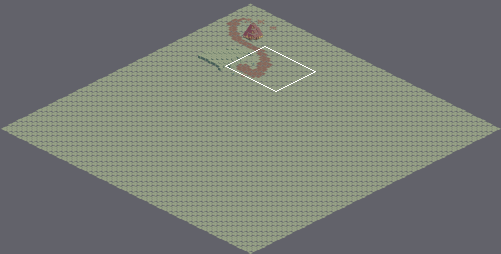
One commit to this Tiled map: OneContribution/Resources/Map.tmx. Above: a wide view before the commit, with the close-up outlined.
Close-up. Earlier state:
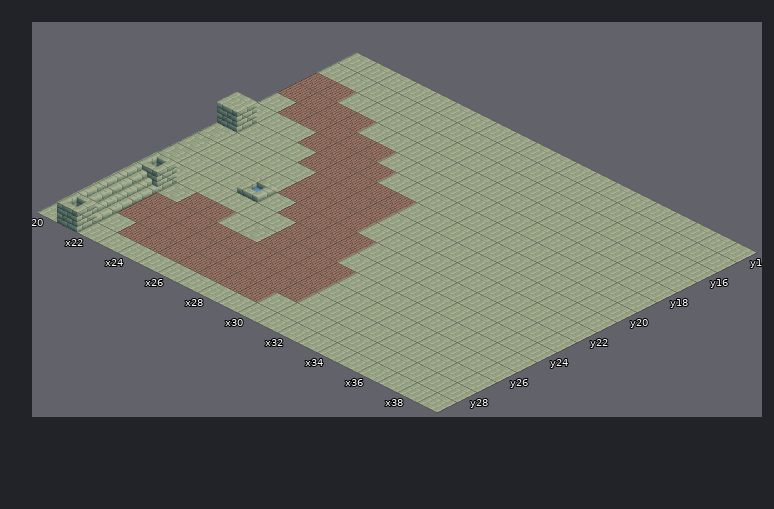
Cells are 64x32 px. Isometric: x runs down to the right, y down to the left. Shown: x 20..39, y 14..29. The commit also changed other parts of the map, which this record leaves out.
Now the later version:
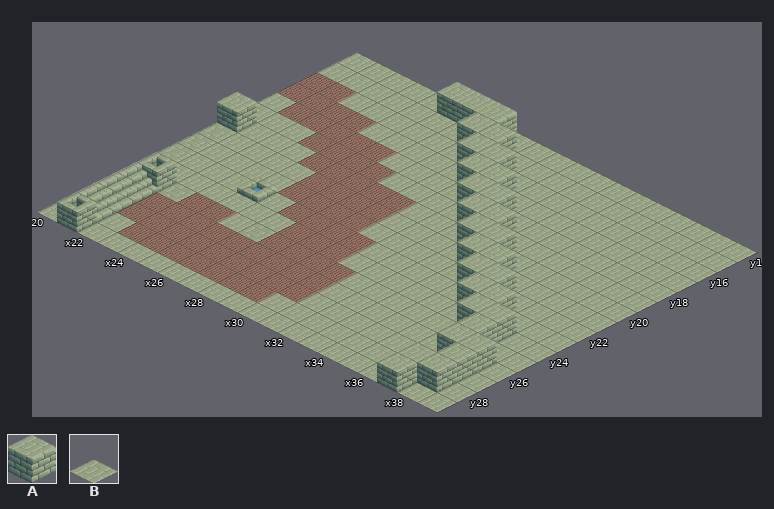
Key: from "iso-64x64-building_bak": A 0, B 2.
_ is an empty cell.
Tiles replaced or removed in this view: B.
Tiles of an added or newly shown layer are drawn over the layers below it.
The edit:
Changed rows in their new state; . is an unchanged cell.
Layer "Tile Layer 1" (removed):
first column x 25:
14 ___...........
15 ..__..........
16 ...__.........
17 ....__........
18 .....__.......
19 ......__......
20 .......__.....
21 ........__....
22 .........__...
23 ..........__..
24 ...........__.
25 ............_.
26 ............__
27 ............._
28 ............__
29 ............_.
Layer "Floor" (added):
first column x 25:
14 BBB...........
15 ..BB..........
16 ...BB.........
17 ....BB........
18 .....BB.......
19 ......BB......
20 .......BB.....
21 ........BB....
22 .........BB...
23 ..........BB..
24 ...........BB.
25 ............B.
26 ............BB
27 .............B
28 ............BB
29 ............B.
Layer "Object" (added):
first column x 25:
14 AAA...........
15 ..AA..........
16 ...AA.........
17 ....AA........
18 .....AA.......
19 ......AA......
20 .......AA.....
21 ........AA....
22 .........AA...
23 ..........AA..
24 ...........AA.
25 ............A.
26 ............AA
27 .............A
28 ............AA
29 ............A.
Pixel boxes of the changes (left, top, right, bottom) in both close-ups:
changed: (377, 82, 517, 392)
